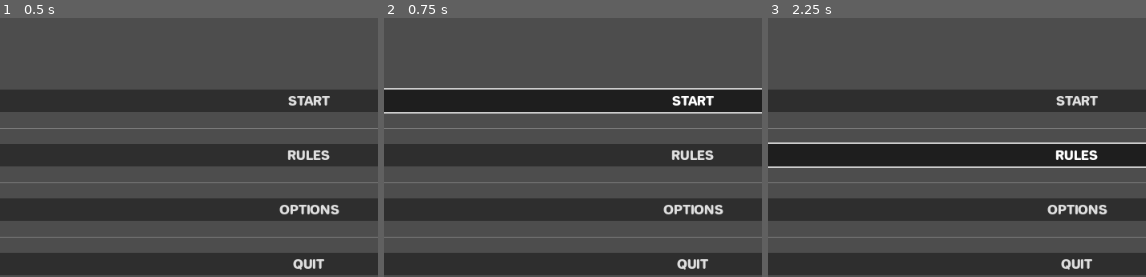
Above: before the commit, frames 1-3 (left to right).
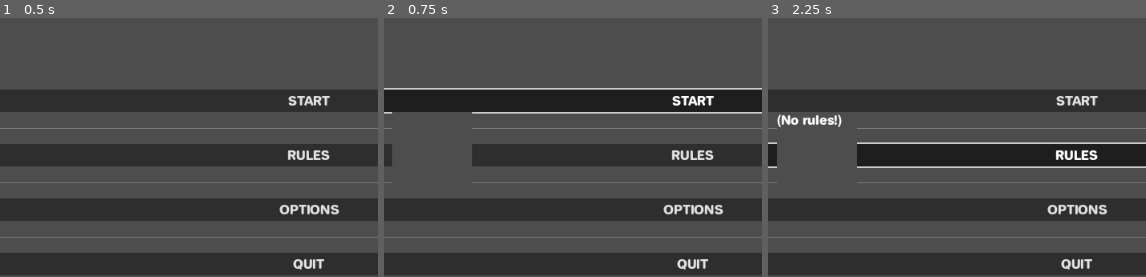
Above: after the commit, the same moments.

Repository: eduardofischermath/shisima
Game: Godot game, scene res://Main/Main.tscn
The game is run twice, just before and just after one commit, with the same random seed, the same clock (stepped at 60 frames per second) and the same inputs.
Inputs:
- Up to frame 1 (0.5 s): no input
- Up to frame 2 (0.75 s): click "START" at 0.5 s
- Up to frame 3 (2.25 s): click "START" at 1.25 s; click "RULES" at 2 s
The pictures show only the part of the screen within x 12-62%, y 22-72%; the shares and areas given below are measured in that part.

Frame 1 is identical in both runs. In frame 2, 2.1% of the frame differs, in the area x 2-24%, y 36-64%; in frame 3, 2.7%, in the area x 2-24%, y 37-64%.
Error before the commit: Parse Error: Cannot find property "invert" on base "Array". (res://Globals/GlobalDrawings.gd:110)

Commit message:
Altered name of some methods (needed due to Godot change from 3.x to 4.x)

Diff:
--- a/Buttons/ButtonWithPopup.gd
+++ b/Buttons/ButtonWithPopup.gd
@@ -56,7 +56,7 @@
 	# Create tree essentially
 	popup_dialog = Popup.new()
 	add_child(popup_dialog)
-	popup_dialog.set_global_position(global_position + size)
+	popup_dialog.position = global_position + size
 	#popup_dialog.anchor_left = 0.8
 	#popup_dialog.anchor_right = 1
 	#popup_dialog.anchor_top = 0
--- a/Buttons/CustomShapeButton.gd
+++ b/Buttons/CustomShapeButton.gd
@@ -47,7 +47,7 @@
 	set_pickable(true) # Should be true either way
 	set_collision_layer(1) # Should be 1 either way
 	polygon_visual.set_color(color_when_inactive)
-	update() # To make the visual part
+	queue_redraw() # To make the visual part. Old name in Godot 3.5 was update()
 	# Connect signals
 	# mouse_entered and mouse_exited detect entering/exiting of any child subshapes
 	connect('mouse_entered', Callable(self, '_on_CustomShapeButton_mouse_entered'))
--- a/Globals/GlobalDrawings.gd
+++ b/Globals/GlobalDrawings.gd
@@ -107,7 +107,7 @@
 			pre_inner_points.append(d_d.CIRCLE_CENTER + temp_inner_vector + minimal_nudge)
 			pre_outer_points.append(d_d.CIRCLE_CENTER + temp_outer_vector + minimal_nudge)
 		# Need to reverse inner circle to polygon to work
-		pre_inner_points.invert()
+		pre_inner_points.reverse()
 		var pre_polygon_vertices: Array = pre_inner_points + pre_outer_points
 		polygon_vertices = PackedVector2Array(pre_polygon_vertices)
 	else:
@@ -129,7 +129,7 @@
 		color: Color) -> void:
 	var polygon_node: Polygon2D # To be drawn on it (the way we want) it needs to be Polygon2D
 	if draw_to_new_child_node:
-		var new_polygon: Polygon2D = Polygon2D.instantiate()
+		var new_polygon: Polygon2D = Polygon2D.new()
 		relevant_node.add_child(new_polygon)
 		polygon_node = new_polygon
 	else:
--- a/Main/Main.gd
+++ b/Main/Main.gd
@@ -32,8 +32,8 @@
 
 func on_start_button_pressed():
 	$InitialMenu.set_visible(false)
-	var shisima_game: Node = ShisimaGameScene.instantiate()
-	var game_audio: Node = GameAudioScene.instantiate()
+	var shisima_game: Node = ShisimaGameScene.new()
+	var game_audio: Node = GameAudioScene.new()
 	# Maybe do some pre-tree setup?
 	shisima_game.connect('audio_requested', Callable(self, '_on_audio_requested'))
 	add_child(shisima_game)
Not shown, changed: export_presets.cfg
